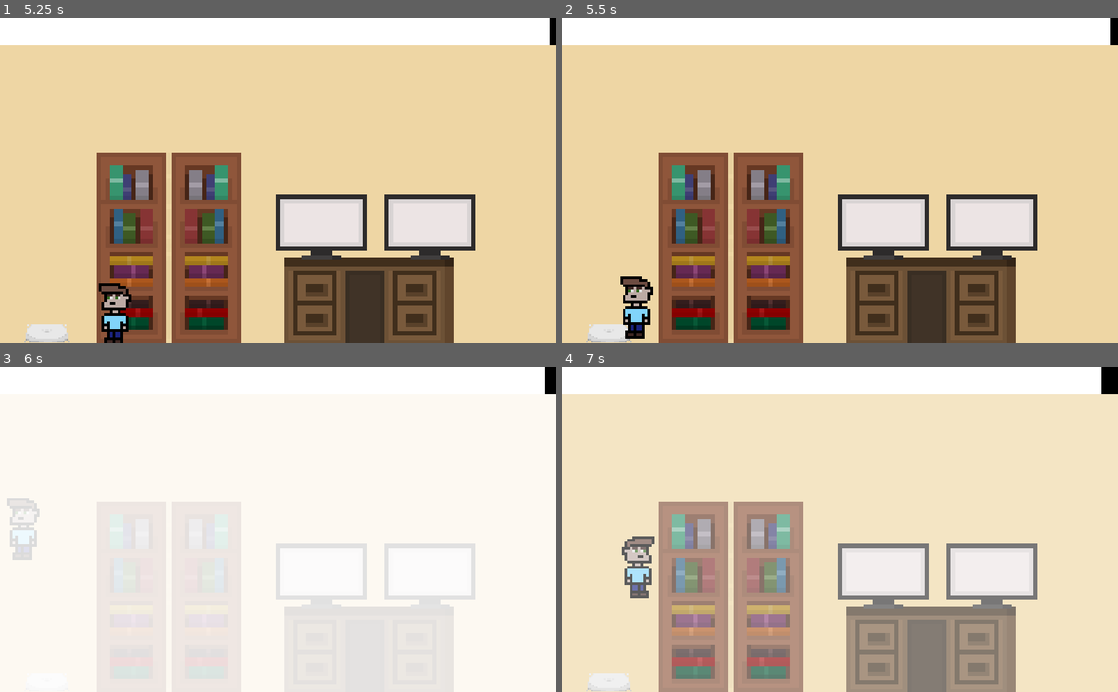
Above: before the commit, frames 1-4 (two rows, left to right).
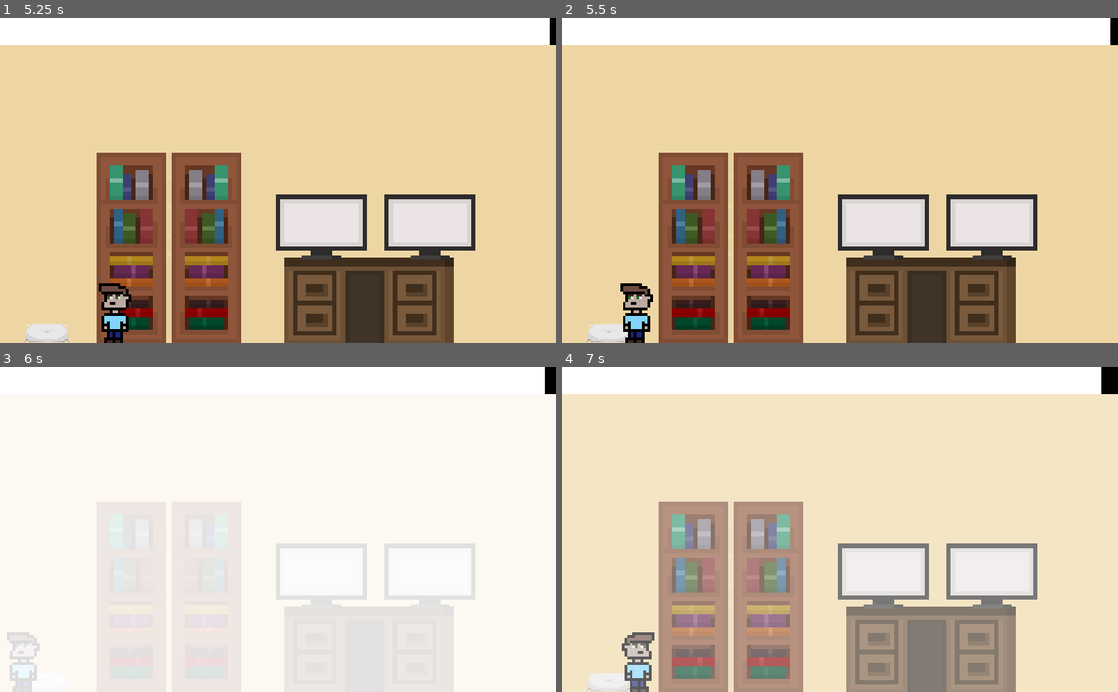
Above: after the commit, the same moments.

Repository: lajollagamesclub/week-115
Game: Godot game, scene res://TitleScreen.tscn
Same seed, same stepped clock (60 frames per second), same inputs: the game is played once before the commit and once after it. The engine's default icon, where the game draws it, is replaced by a stand-in: a white triangle on a blue panel in a dark square.
Inputs:
- Up to frame 1 (5.25 s): tap Enter at 0.5, 5 s; hold D (g_right) 0.53-1.28 s; hold S (g_down) 1.28-2.03 s; hold D (g_right) 2.03-2.78 s; tap Space at 2.75 s; hold W (g_up) 2.78-3.53 s; hold A (g_left) 3.53-4.25 s; click "Start" at 4.25 s; hold A (g_left) from 5.03 s (still down)
- Up to frame 2 (5.5 s): keep holding A (g_left)
- Up to frame 3 (6 s): release A (g_left) at 5.78 s; hold S (g_down) from 5.78 s (still down)
- Up to frame 4 (7 s): release S (g_down) at 6.53 s; hold D (g_right) from 6.53 s (still down)

Frame 1 is identical in both runs. In frame 2, 0.7% of the frame differs, in the area x 10-17%, y 79-100%; in frame 3, 1.0%; in frame 4, 1.6%, in the area x 10-17%, y 52-100%.

Commit message:
Improve pillow and ledges

Diff:
--- a/src/BookShelf.tscn
+++ b/src/BookShelf.tscn
@@ -2,11 +2,13 @@
 
 [ext_resource path="res://bookshelf.png" type="Texture" id=1]
 
-[sub_resource type="SegmentShape2D" id=2]
+[sub_resource type="SegmentShape2D" id=1]
 a = Vector2( -56, -160 )
 b = Vector2( 70, -160 )
 
-[node name="BookShelf" type="StaticBody2D"]
+[node name="BookShelf" type="StaticBody2D" groups=[
+"ledge",
+]]
 position = Vector2( 372.066, 408.223 )
 collision_layer = 2
 collision_mask = 2
--- a/src/Main.tscn
+++ b/src/Main.tscn
@@ -45,8 +45,9 @@
 
 [node name="World" type="Node2D" parent="."]
 
-[node name="Desk" type="StaticBody2D" parent="World"]
-editor/display_folded = true
+[node name="Desk" type="StaticBody2D" parent="World" groups=[
+"ledge",
+]]
 position = Vector2( 683.527, 539.817 )
 collision_layer = 2
 collision_mask = 2
--- /dev/null
+++ b/src/PillowArea2D.gd
@@ -0,0 +1,5 @@
+extends Area2D
+
+func _on_PillowArea2D_body_entered(body):
+	if body is Player:
+		$FluffPlayer.play()
--- a/src/PillowArea2D.tscn
+++ b/src/PillowArea2D.tscn
@@ -1,6 +1,8 @@
-[gd_scene load_steps=3 format=2]
+[gd_scene load_steps=5 format=2]
 
-[ext_resource path="res://pillow.png" type="Texture" id=1]
+[ext_resource path="res://PillowArea2D.gd" type="Script" id=1]
+[ext_resource path="res://pillow.png" type="Texture" id=2]
+[ext_resource path="res://pillow.wav" type="AudioStream" id=3]
 
 [sub_resource type="RectangleShape2D" id=1]
 extents = Vector2( 34.8094, 16.9259 )
@@ -8,11 +10,16 @@
 [node name="PillowArea2D" type="Area2D" groups=[
 "bouncy",
 ]]
+script = ExtResource( 1 )
 
 [node name="Sprite" type="Sprite" parent="."]
 scale = Vector2( 3, 3 )
-texture = ExtResource( 1 )
+texture = ExtResource( 2 )
 
 [node name="CollisionShape2D" type="CollisionShape2D" parent="."]
 position = Vector2( 0, 20 )
 shape = SubResource( 1 )
+
+[node name="FluffPlayer" type="AudioStreamPlayer" parent="."]
+stream = ExtResource( 3 )
+[connection signal="body_entered" from="." to="." method="_on_PillowArea2D_body_entered"]
--- a/src/Player.gd
+++ b/src/Player.gd
@@ -33,7 +33,7 @@
 	left_raycast = player_data.get_node("LeftRayCast")
 
 func _on_bounce():
-	jump()
+	vel.y = -0.95*vel.y
 
 func _on_new_age(in_age: int):
 	set_age(in_age)
@@ -50,14 +50,15 @@
 	if vertical < 0 and floor_raycast.is_colliding():
 		jump()
 
-	if vel.y < 0:
+	if vel.y > 0 and $LedgeRayCast.is_colliding():
+		set_casts_bit(1, true)
+		set_collision_layer_bit(1, true)
+		set_collision_mask_bit(1, true)
+	else:
 		set_casts_bit(1, false)
 		set_collision_layer_bit(1, false)
 		set_collision_mask_bit(1, false)
-	else:
-		set_casts_bit(1, true)
-		set_collision_layer_bit(1, true)
-		set_collision_mask_bit(1, true)
+
 
 	if left_raycast.is_colliding() or right_raycast.is_colliding():
 		if abs(vel.x) > 600:
--- a/src/Player.tscn
+++ b/src/Player.tscn
@@ -10,4 +10,9 @@
 [node name="BonkPlayer" type="AudioStreamPlayer" parent="."]
 stream = ExtResource( 2 )
 
+[node name="LedgeRayCast" type="RayCast2D" parent="."]
+enabled = true
+cast_to = Vector2( 0, 300 )
+collision_mask = 2
+
 [node name="YoungPlayer" parent="." instance=ExtResource( 3 )]
--- a/src/PlayerData.gd
+++ b/src/PlayerData.gd
@@ -27,7 +27,6 @@
 
 func calculate_next_event():
 	if area_groups["bouncy"].size() > 0:
-		area_groups["bouncy"].clear()
 		emit_signal("bounce")
 
 func _on_PlayerData_area_entered(area):
--- a/src/game_state.gd
+++ b/src/game_state.gd
@@ -12,6 +12,7 @@
 
 func set_time_left(new_time_left):
 	time_left = new_time_left
+# warning-ignore:narrowing_conversion
 	var new_age: int = max_age - ceil(time_left/(max_time / max_age))
 	if new_age != cur_age:
 		emit_signal("age_changed", new_age)
Not shown: 1 places in src/BookShelf.tscn that only renumber resources
Not shown, added: src/pillow.wav.import
Not shown, added: src/pillow.wav
